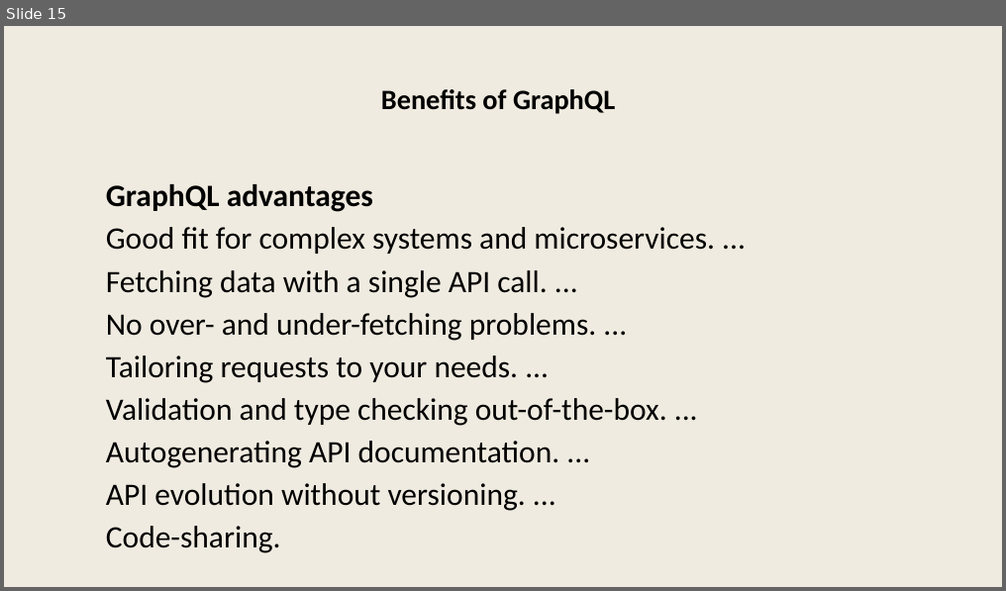
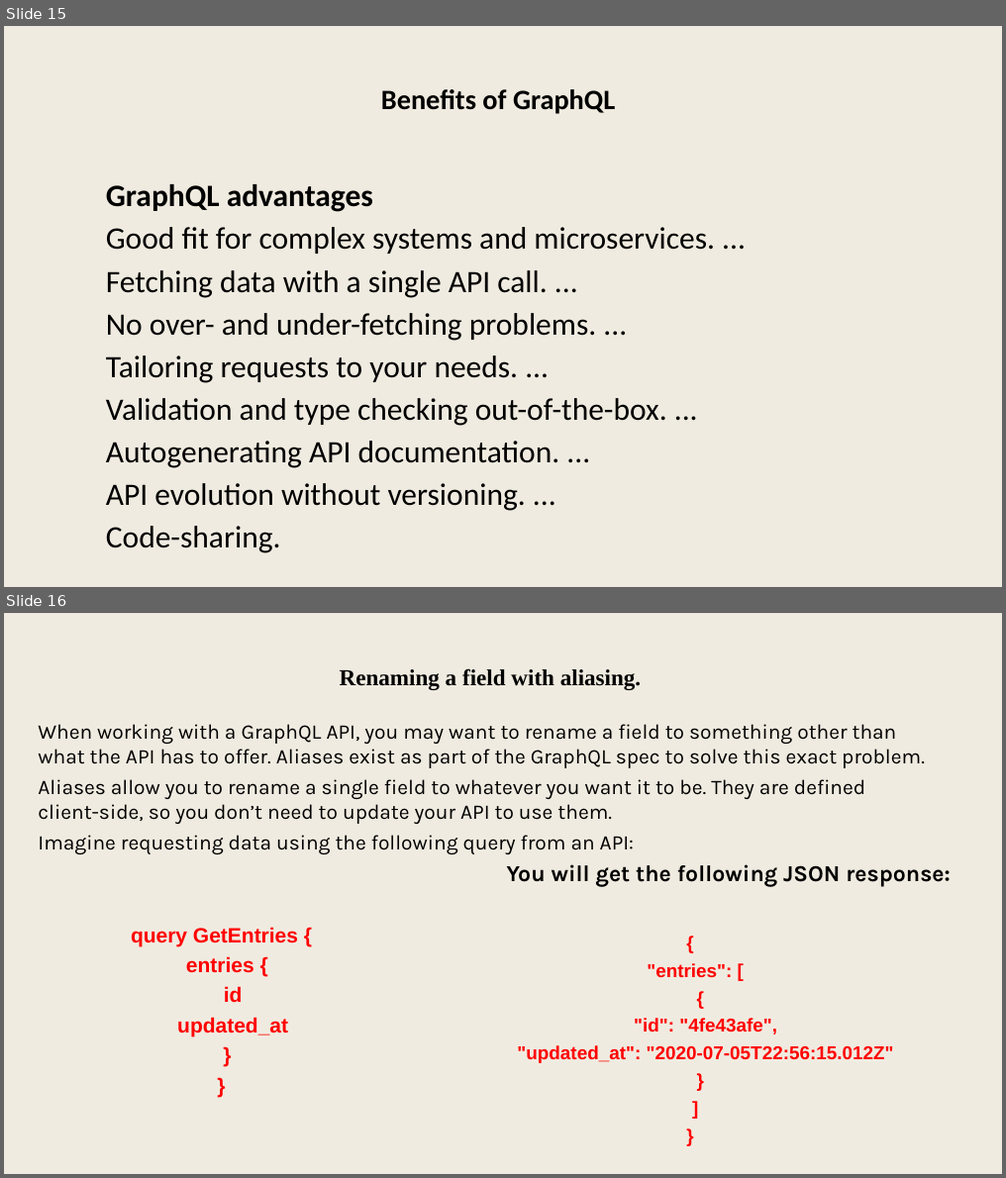
Before and after one commit to dameeta/graphql, a slide deck: graphql.pptx. Shown one above the other, each under a label of ours: slide 15 before the commit, slides 15 and 16 after it. The pictures are 1006x591 and 1006x1178 pixels, drawn with LibreOffice and Linux fonts; fonts in the diff are those of the drawing. Boxes give left, top, right and bottom in pixels: in the first picture for what was removed or moved away, otherwise in the second. Text is boxed around its words. In the diff, an @@ line names an element or a change of style, - is before the commit and + after.

```diff
--- a/graphql.pptx
+++ b/graphql.pptx
@@ slide 16 added at [4,613,1002,1174], background #F0EBE0 @@
@@ text added at [340,668,641,690], 44 pt, text #000000, bold @@
+Renaming a field with aliasing.
@@ text added at [38,724,925,855], 40 pt, text #000000 @@
+When working with a GraphQL API, you may want to rename a field to something other than what the API has to offer. Aliases exist as part of the GraphQL spec to solve this exact problem.
+Aliases allow you to rename a single field to whatever you want it to be. They are defined client-side, so you don’t need to update your API to use them.
+Imagine requesting data using the following query from an API:
@@ text added at [507,864,950,887], 44 pt, text #000000, bold @@
+You will get the following JSON response:
@@ text added at [131,927,298,1037], 40 pt, text #FF0000, bold @@
+query GetEntries {
+entries {
+id
+updated_at
+}
+}
@@ text added at [517,963,894,1063], 36 pt, text #FF0000, bold @@
+{
+"entries": [
+{
+"id": "4fe43afe",
+"updated_at": "2020-07-05T22:56:15.012Z"
+}
+]
+}
```
Also in this commit, not shown: 2 slides changed, 38 other slides added, 1 other file.
